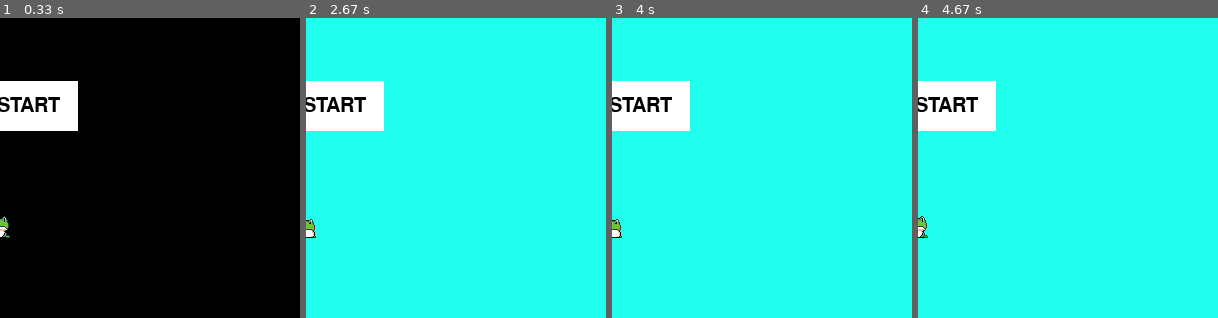
Above: before the commit, frames 1-4 (left to right).
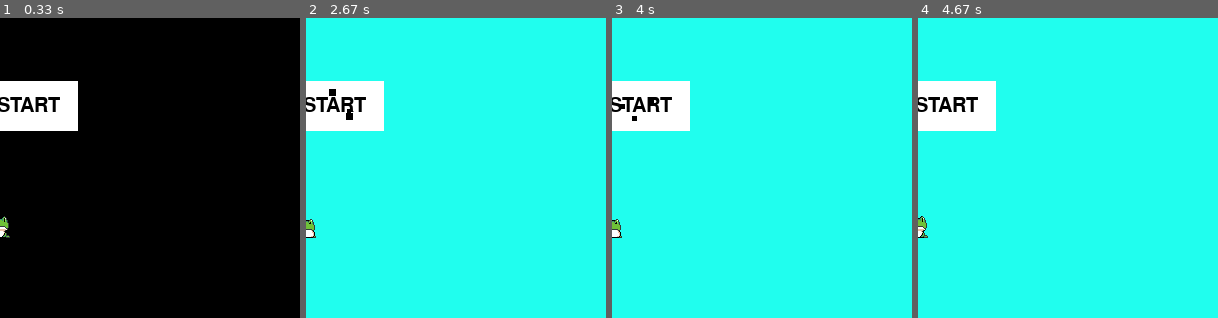
Above: after the commit, the same moments.

Repository: KaL844/pygame-base
Game: pygame game, started from main.py
Two runs of this game, one before a commit and one after it. Both use one fixed random seed, a clock stepped at 60 frames per second and the inputs below.
Inputs (mouse positions are % of the whole screen's width and height, from its top left):
- Up to frame 1 (0.33 s): no input
- Up to frame 2 (2.67 s): click (50, 50) at 0.38 s; tap Enter at 0.67 s; tap Space at 2 s; click "START" at 2.38 s
- Up to frame 3 (4 s): click "START" at 3.72 s
- Up to frame 4 (4.67 s): no input
The pictures show only the part of the screen within x 45-95%, y 35-85%; the shares and areas given below are measured in that part.

Frame 1 is identical in both runs. In frame 2, 0.1% of the frame differs, in the area x 7-16%, y 23-34%; in frame 3, less than 0.1%; in frame 4, nothing differs.

Commit message:
[add] sparkle effect

Diff:
--- a/components/effect.py
+++ b/components/effect.py
@@ -138,11 +138,11 @@
             self.alpha_a = 6
             self.img = utils.scale(SmokeCircleEffect.SmokeParticle.IMAGE, random.uniform(0.15, 0.25))
 
-    def __init__(self, live_time: float) -> None:
+    def __init__(self, live_time: float, x: int, y:int) -> None:
         super().__init__(live_time, live_time / 4)
         self.radius = 40
-        self.x = 100
-        self.y = 100
+        self.x = x
+        self.y = y
         self.num_of_particals = 20
         self.spawn_particles()
 
@@ -163,3 +163,44 @@
     def delete_particle(self, particle: SmokeParticle) -> None:
         if particle.alpha <= 0:
             self.particles.remove(particle)
+
+class SparkleEffect(Effect):
+    COLOR_LIST = [(102,0,102), (153,0,153), (204,0,204), (255,0,255), (255,51,255), (255,102,155), (255,204,255)]
+    class SparkleParticle:
+        def __init__(self, x: int, y: int) -> None:
+            self.x = x + random.randint(-20, 20)
+            self.y = y + random.randint(-20, 20)
+            self.edge = random.randint(3, 7)
+            self.live_time = 3
+            color_index = random.randint(0, 4)
+            self.color = SparkleEffect.COLOR_LIST[color_index]
+        def draw(self, screen: pygame.Surface) -> None:
+            alpha = random.uniform(0, math.pi * 2)
+            img = pygame.Surface((self.edge, self.edge))
+            pygame.draw.polygon(img, self.color, [
+                (self.x + self.edge, self.y),
+                (self.x + self.edge, self.y),
+                (self.x + self.edge, self.y + self.edge),
+                (self.x, self.y + self.edge)])
+            screen.blit(pygame.transform.rotate(img, alpha), (self.x, self.y))
+        def update(self) -> None:
+            self.live_time -= 1
+
+    def __init__(self, live_time: float, die_speed: float, x: int, y: int) -> None:
+        super().__init__(live_time, die_speed)
+        self.x = x
+        self.y = y
+        self.spawn_particles()
+
+    def spawn_particles(self):
+        self.particles.append(SparkleEffect.SparkleParticle(self.x, self.y))
+
+    def draw_particle(self, screen: pygame.surface.Surface, particle: SparkleParticle) -> None:
+        particle.draw(screen)
+
+    def delete_particle(self, particle: SparkleParticle) -> None:
+        if particle.live_time <= 0:
+            self.particles.remove(particle)
+
+    def update_particle(self, particle: SparkleParticle):
+        particle.update()
--- a/components/scene.py
+++ b/components/scene.py
@@ -2,7 +2,7 @@
 import typing
 import random
 from components.widget import Button, Label, Animation
-from components.effect import EffectManager, FireworkEffect, SmokeUpEffect, SmokeCircleEffect
+from components.effect import EffectManager, FireworkEffect, SmokeUpEffect, SmokeCircleEffect, SparkleEffect
 from utils.constants import Align, EventType
 
 class Scene:
@@ -78,6 +78,9 @@
         self.effect_manager.draw(screen)
 
     def handle_event(self, event: pygame.event.Event) -> None:
+        if event.type == pygame.MOUSEBUTTONDOWN:
+            self.effect_manager.add_effect(SparkleEffect(2, 0.1, pygame.mouse.get_pos()[0], pygame.mouse.get_pos()[1]))
+
         if event.type != pygame.KEYDOWN: return
 
         keys = pygame.key.get_pressed()
@@ -88,7 +91,8 @@
         elif keys[pygame.K_e]:
             # self.effect_manager.add_effect(FireworkEffect(10, 0.1, pygame.mouse.get_pos()[0], pygame.mouse.get_pos()[1]))
             # self.effect_manager.add_effect(SmokeEffect(5, 0.1, pygame.mouse.get_pos()[0], pygame.mouse.get_pos()[1]))
-            self.effect_manager.add_effect(SmokeCircleEffect(4))
+            # self.effect_manager.add_effect(SmokeCircleEffect(4))
+            self.effect_manager.add_effect(SparkleEffect(2, 0.1))
             pass
 
 
